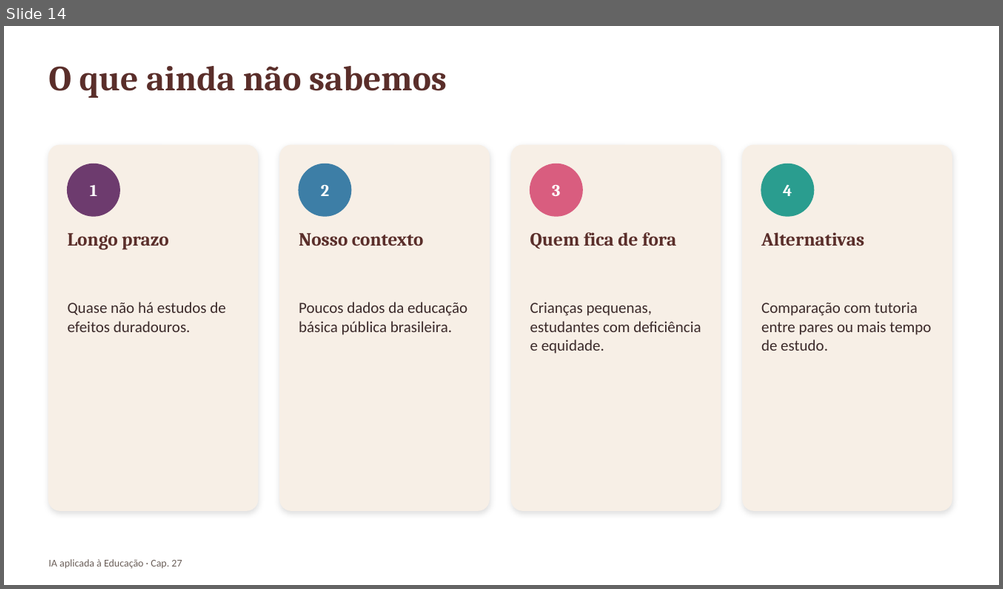
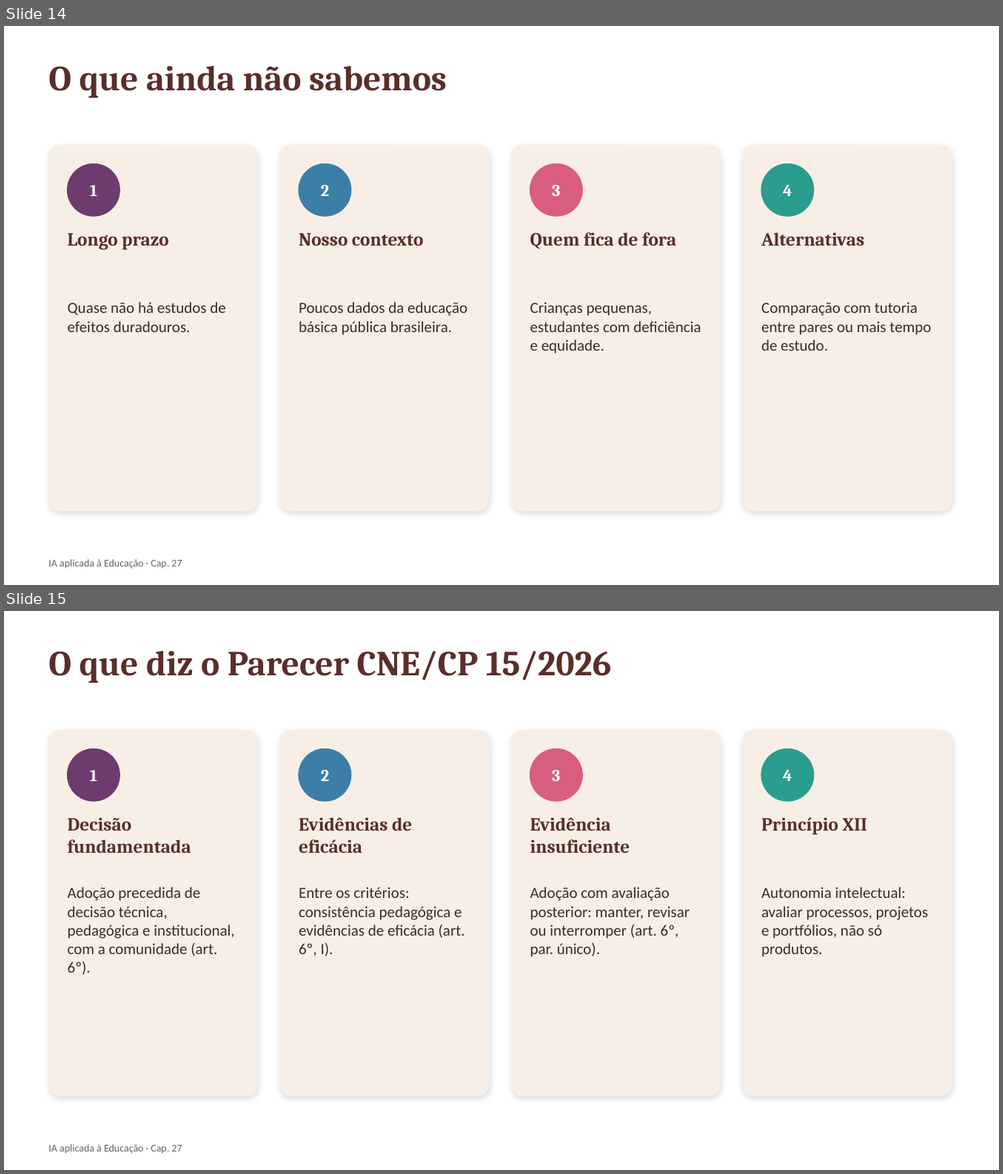
Before and after one commit to arakenmedeiros/claude, a slide deck: livro_ia_educacao/saida/pptx/Cap27_slides.pptx. Shown one above the other, each under a label of ours: slide 14 before the commit, slides 14 and 15 after it. The pictures are 1003x589 and 1003x1174 pixels, drawn with LibreOffice and Linux fonts; fonts in the diff are those of the drawing. Boxes give left, top, right and bottom in pixels: in the first picture for what was removed or moved away, otherwise in the second. Text is boxed around its words. In the diff, an @@ line names an element or a change of style, - is before the commit and + after.

```diff
--- a/livro_ia_educacao/saida/pptx/Cap27_slides.pptx
+++ b/livro_ia_educacao/saida/pptx/Cap27_slides.pptx
@@ slide 15 added at [4,611,999,1170], background #FFFFFF @@
@@ text added at [48,651,612,683], 34 pt, text #5A2E2A, bold @@
+O que diz o Parecer CNE/CP 15/2026
@@ rounded rectangle added at [48,730,258,1096], fill #F7EFE6, outline #F7EFE6 1 pt @@
@@ rounded rectangle added at [280,730,489,1096], fill #F7EFE6, outline #F7EFE6 1 pt @@
@@ rounded rectangle added at [512,730,720,1096], fill #F7EFE6, outline #F7EFE6 1 pt @@
@@ rounded rectangle added at [743,730,951,1096], fill #F7EFE6, outline #F7EFE6 1 pt @@
@@ ellipse added at [68,749,119,801], fill #6D3B6E, outline #6D3B6E 1 pt @@
@@ ellipse added at [299,749,351,801], fill #3D7EA6, outline #3D7EA6 1 pt @@
@@ ellipse added at [530,749,582,801], fill #D95D7F, outline #D95D7F 1 pt @@
@@ ellipse added at [761,749,814,801], fill #2A9D8F, outline #2A9D8F 1 pt @@
@@ text added at [90,770,97,781], 16 pt, text #FFFFFF, bold @@
+1
@@ text added at [321,770,329,781], 16 pt, text #FFFFFF, bold @@
+2
@@ text added at [552,770,560,781], 16 pt, text #FFFFFF, bold @@
+3
@@ text added at [782,770,791,781], 16 pt, text #FFFFFF, bold @@
+4
@@ text added at [68,817,191,853], 18 pt, text #5A2E2A, bold @@
+Decisão fundamentada
@@ text added at [299,817,412,853], 18 pt, text #5A2E2A, bold @@
+Evidências de eficácia
@@ text added at [530,817,630,853], 18 pt, text #5A2E2A, bold @@
+Evidência insuficiente
@@ text added at [761,817,868,835], 18 pt, text #5A2E2A, bold @@
+Princípio XII
@@ text added at [68,887,234,975], 15 pt, text #3B2A2A @@
+Adoção precedida de decisão técnica, pedagógica e institucional, com a comunidade (art. 6º).
@@ text added at [299,887,465,957], 15 pt, text #3B2A2A @@
+Entre os critérios: consistência pedagógica e evidências de eficácia (art. 6º, I).
@@ text added at [530,887,689,957], 15 pt, text #3B2A2A @@
+Adoção com avaliação posterior: manter, revisar ou interromper (art. 6º, par. único).
@@ text added at [761,887,928,957], 15 pt, text #3B2A2A @@
+Autonomia intelectual: avaliar processos, projetos e portfólios, não só produtos.
@@ text added at [48,1145,182,1154], 10 pt, text #6B5F59 @@
+IA aplicada à Educação · Cap. 27
```
Also in this commit, not shown: 1 slide changed, 7 other files.
